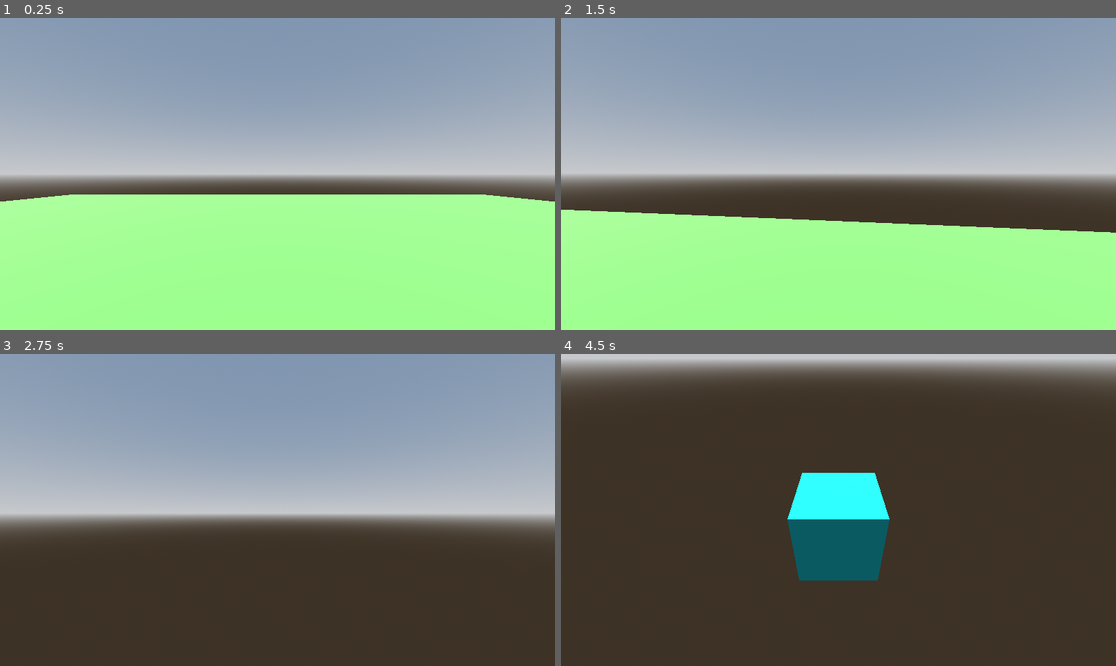
Above: before the commit, frames 1-4 (two rows, left to right).
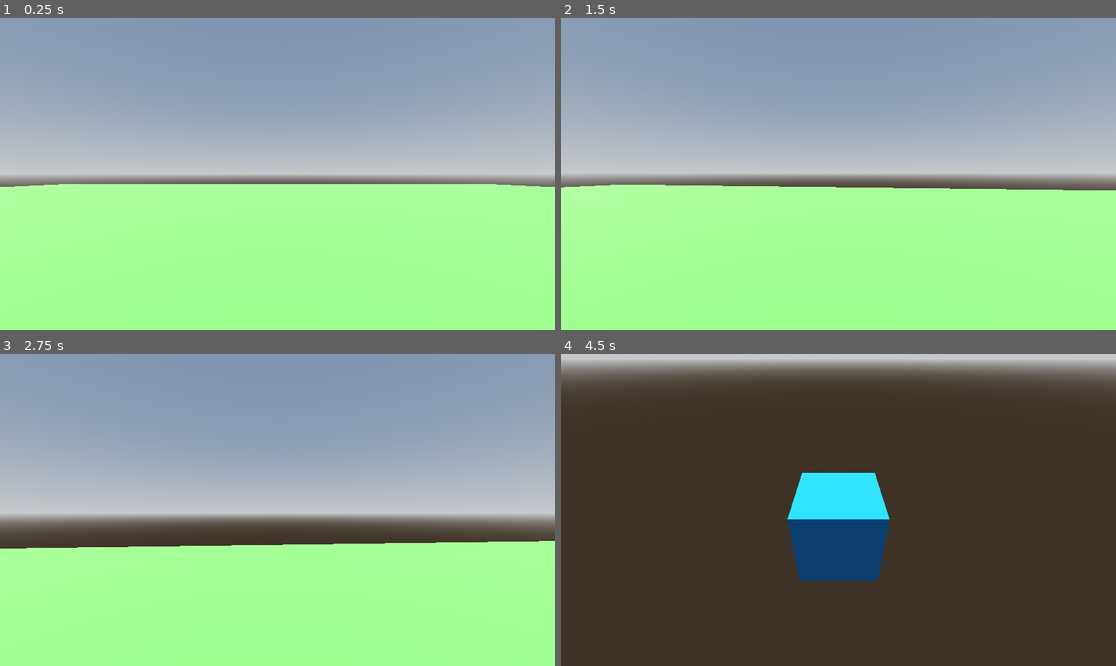
Above: after the commit, the same moments.

Repository: MrDragonMister/Raid_And_Rescue
Game: Godot game, scene res://node.tscn
The game is run twice, just before and just after one commit, with the same random seed, the same clock (stepped at 60 frames per second) and the same inputs.
Inputs (mouse positions are in pixels of both pictures, inside the frame that each line leads up to):
- Up to frame 1 (0.25 s): no input
- Up to frame 2 (1.5 s): tap Enter (ui_accept) at 0.5, 0.77 s; move the mouse to (866, 174) at 0.52 s; hold Up (ui_up) from 0.53 s (still down); move the mouse to (810, 174) at 1.27 s
- Up to frame 3 (2.75 s): keep holding Up (ui_up); tap Enter (ui_accept) at 1.52 s; move the mouse to (288, 503) at 2.02 s
- Up to frame 4 (4.5 s): keep holding Up (ui_up); move the mouse to (832, 516) at 2.77 s; tap Enter (ui_accept) at 3.02, 3.77 s; move the mouse to (877, 513) at 3.52 s; tap F5 (switch_camera) at 4.15 s; move the mouse to (794, 506) at 4.27 s

The runs differ from the first frame. In frame 1, 3.5% of the frame differs, in the area x 0-100%, y 53-59%; in frame 2, 11%; in frame 3, 39%, in the area x 0-100%, y 59-100%; in frame 4, 5.5%.

Commit message:
enemy added

Diff:
--- a/Player.gd
+++ b/Player.gd
@@ -5,18 +5,19 @@
 const JUMP_VELOCITY = 4.5
 const SENSITIVITY = 0.003
 
-
+@onready var player: CharacterBody3D = $"."
 @onready var head: Node3D = $Head
 @onready var campoint: Node3D = $Head/Campoint
+
 @onready var camera1: Camera3D = $Head/Camera3D
 @onready var camera2: Camera3D = $Head/Campoint/Camera3D2
 @onready var cameraf: Camera3D = $Head/Camera3DF
-@onready var player: CharacterBody3D = $"."
 var active_camera: Camera3D
 var freecam_speed = 10.0
 var freecam_sensitivity = 0.25
 
 
+#reset camera
 func _ready() -> void:
 	active_camera = camera1
 	camera1.current = true
@@ -24,7 +25,7 @@
 	cameraf.current = false
 	Input.set_mouse_mode(Input.MOUSE_MODE_CAPTURED)
 
-
+#switch camera input
 func _process(delta: float) -> void:
 	if Input.is_action_just_pressed("switch_camera"):
 		toggle_camera()
@@ -33,7 +34,7 @@
 	if cameraf.current:
 		freecam_movement(delta)
 
-
+#toggle between 1st and 3rd camera
 func toggle_camera():
 	if active_camera == camera1:
 		active_camera = camera2
@@ -47,9 +48,11 @@
 			camera2.current = false
 			cameraf.current = false
 
-
+#activate freecam
 func free_camera():
 	if not active_camera == cameraf:
+		cameraf.transform.origin = player.global_transform.origin
+		cameraf.rotation_degrees = player.rotation_degrees
 		active_camera = cameraf
 		camera1.current = false
 		camera2.current = false
@@ -62,7 +65,7 @@
 		cameraf.current = false
 		Input.set_mouse_mode(Input.MOUSE_MODE_CAPTURED)
 
-
+#freecam movement
 func freecam_movement(delta: float) -> void:
 	var direction = Vector3()
 	var forward = -cameraf.global_transform.basis.z
@@ -86,7 +89,7 @@
 		direction = direction.normalized() * freecam_speed * delta
 		cameraf.position += direction
 
-
+#turn cameras
 func _unhandled_input(event: InputEvent) -> void:
 	if event is InputEventMouseMotion:
 		if active_camera == camera1:
@@ -106,6 +109,7 @@
 
 
 func _physics_process(delta: float) -> void:
+
 	# Add the gravity.
 	if not is_on_floor():
 		velocity += get_gravity() * delta
@@ -115,7 +119,6 @@
 		velocity.y = JUMP_VELOCITY
 
 	# Get the input direction and handle the movement/deceleration.
-	# As good practice, you should replace UI actions with custom gameplay actions.
 	var input_dir: Vector2 = Input.get_vector("ui_left", "ui_right", "ui_up", "ui_down")
 	var direction: Vector3 = (player.transform.basis * Vector3(input_dir.x, 0, input_dir.y)).normalized()
 	if not active_camera == cameraf:
--- a/node.tscn
+++ b/node.tscn
@@ -21,9 +21,16 @@
 
 [sub_resource type="StandardMaterial3D" id="StandardMaterial3D_4tr4v"]
 vertex_color_use_as_albedo = true
-albedo_color = Color(3.65794e-06, 0.606515, 0.604949, 1)
+albedo_color = Color(0, 0.443137, 0.678431, 1)
 
 [sub_resource type="BoxShape3D" id="BoxShape3D_kecsp"]
+
+[sub_resource type="BoxMesh" id="BoxMesh_qsq4o"]
+
+[sub_resource type="StandardMaterial3D" id="StandardMaterial3D_68im8"]
+albedo_color = Color(1, 0.141176, 0.14902, 1)
+
+[sub_resource type="BoxShape3D" id="BoxShape3D_b6jmf"]
 
 [node name="World" type="Node"]
 
@@ -35,10 +42,10 @@
 environment = SubResource("Environment_rjyjm")
 
 [node name="CSGBox3D" type="CSGBox3D" parent="."]
-transform = Transform3D(1, 0, 0, 0, 1, 0, 0, 0, 1, 0, -0.4995, 0)
+transform = Transform3D(2.1, 0, 0, 0, 1, 0, 0, 0, 1, 0, -0.4995, 0)
 material_override = SubResource("StandardMaterial3D_mio8h")
 use_collision = true
-size = Vector3(16, 0.1, 16)
+size = Vector3(16, 0.1, 32)
 
 [node name="Player" type="CharacterBody3D" parent="."]
 visibility_parent = NodePath("MeshInstance3D")
@@ -68,3 +75,16 @@
 
 [node name="Camera3D2" type="Camera3D" parent="Player/Head/Campoint"]
 transform = Transform3D(1, 0, 0, 0, 0.268619, 0.840204, 0, -0.465261, 0.485092, 0, 1, 2)
+
+[node name="Enemies" type="Node3D" parent="."]
+
+[node name="Enemy" type="CharacterBody3D" parent="Enemies"]
+transform = Transform3D(1, 0, 0, 0, 1, 0, 0, 0, 1, -2, 0, 6)
+
+[node name="MeshInstance3D" type="MeshInstance3D" parent="Enemies/Enemy"]
+mesh = SubResource("BoxMesh_qsq4o")
+surface_material_override/0 = SubResource("StandardMaterial3D_68im8")
+
+[node name="CollisionShape3D" type="CollisionShape3D" parent="Enemies/Enemy"]
+transform = Transform3D(1.43822, 0, 0, 0, 1.43822, 0, 0, 0, 1.43822, 0, 0, 0)
+shape = SubResource("BoxShape3D_b6jmf")
Not shown: 1 places in node.tscn that only renumber resources
